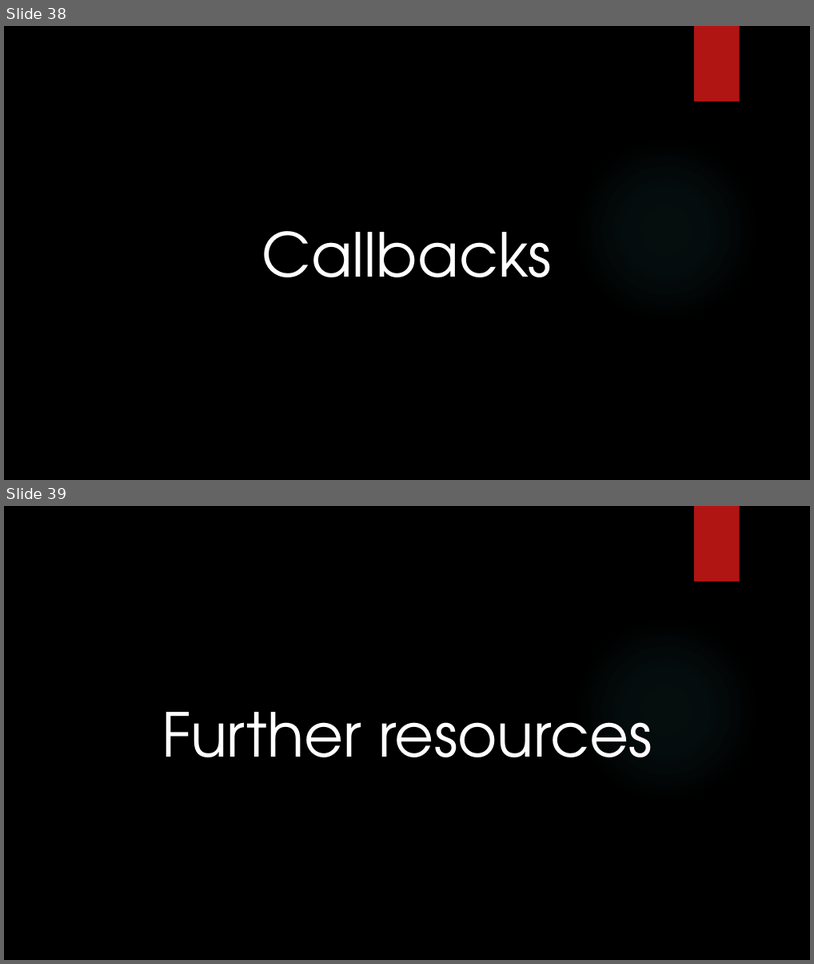
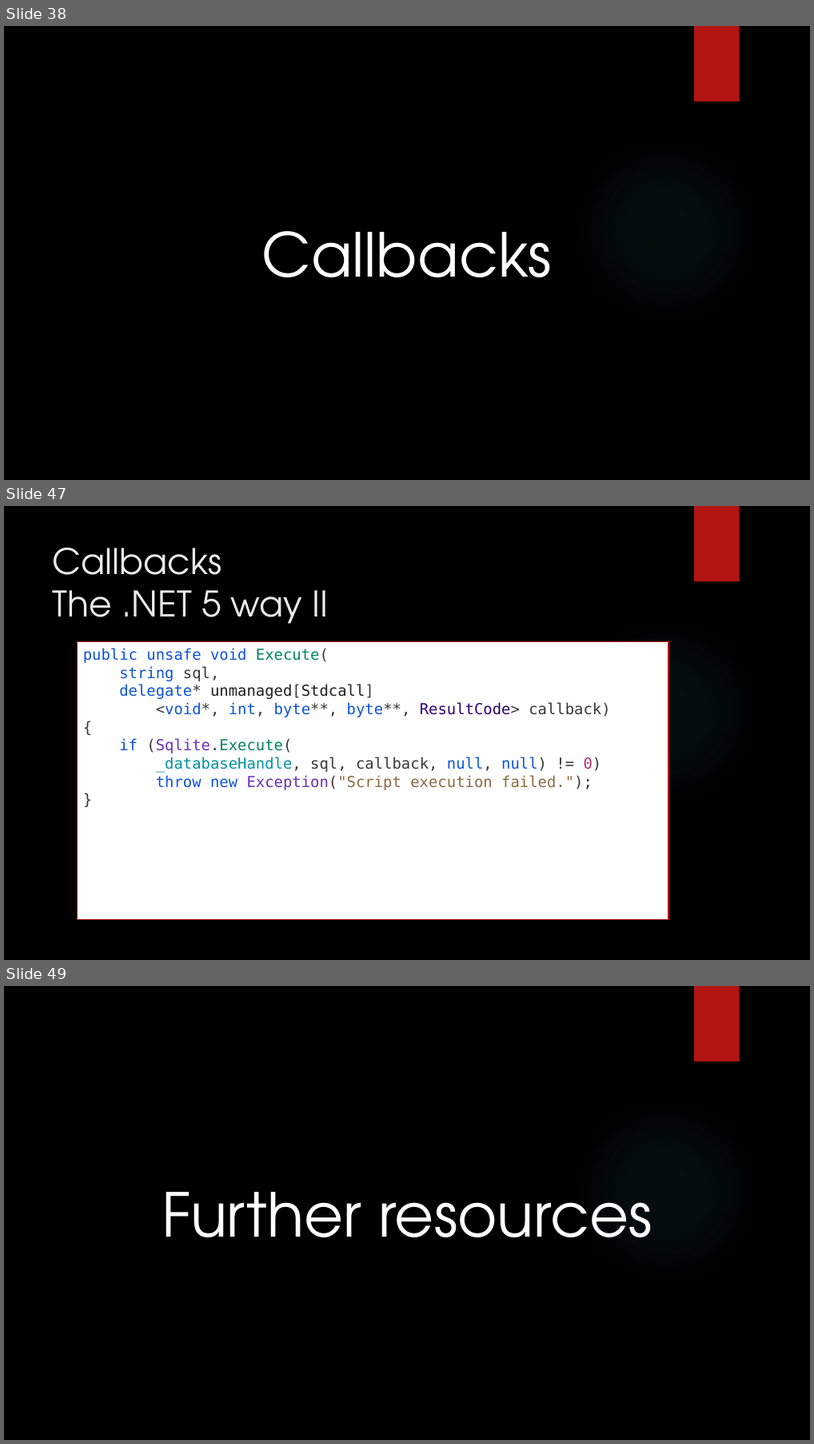
Before and after one commit to dennisdietrich/UnsafeCSharp, a slide deck: doc/Introduction to unsafe C#.pptx. Shown one above the other, each under a label of ours: slides 38 and 39 before the commit, slides 38, 47 and 49 after it; the slides between them are not shown. The pictures are 814x964 and 814x1444 pixels, drawn with LibreOffice and Linux fonts; fonts in the diff are those of the drawing; background and template pictures are left out. Boxes give left, top, right and bottom in pixels: in the first picture for what was removed or moved away, otherwise in the second. Text is boxed around its words. In the diff, an @@ line names an element or a change of style, - is before the commit and + after.

Commit message:
Added slides about callbacks (issue #4)

```diff
--- a/doc/Introduction to unsafe C#.pptx
+++ b/doc/Introduction to unsafe C#.pptx
@@ slide 47 added at (4, 506, 810, 960), background picture (left out); not listed: 2 template elements that a slide beside it also shows @@
@@ title added at (53, 548, 328, 624), 42 pt, text #EBEBEB @@
+Callbacks
+The .NET 5 way II
@@ rectangle added at (77, 642, 669, 920), fill #FFFFFF, outline #B01513 1.25 pt, 18 pt, text #0F54D6 @@
+public unsafe void Execute(
+string sql,
+delegate* unmanaged[Stdcall]
+<void*, int, byte**, byte**, ResultCode> callback)
+{
+if (Sqlite.Execute(
+_databaseHandle, sql, callback, null, null) != 0)
+throw new Exception("Script execution failed.");
+}
@@ what was slide 39 is now slide 49 @@
```
Also in this commit, not shown: 1 slide changed, 9 other slides added, 5 other files.
